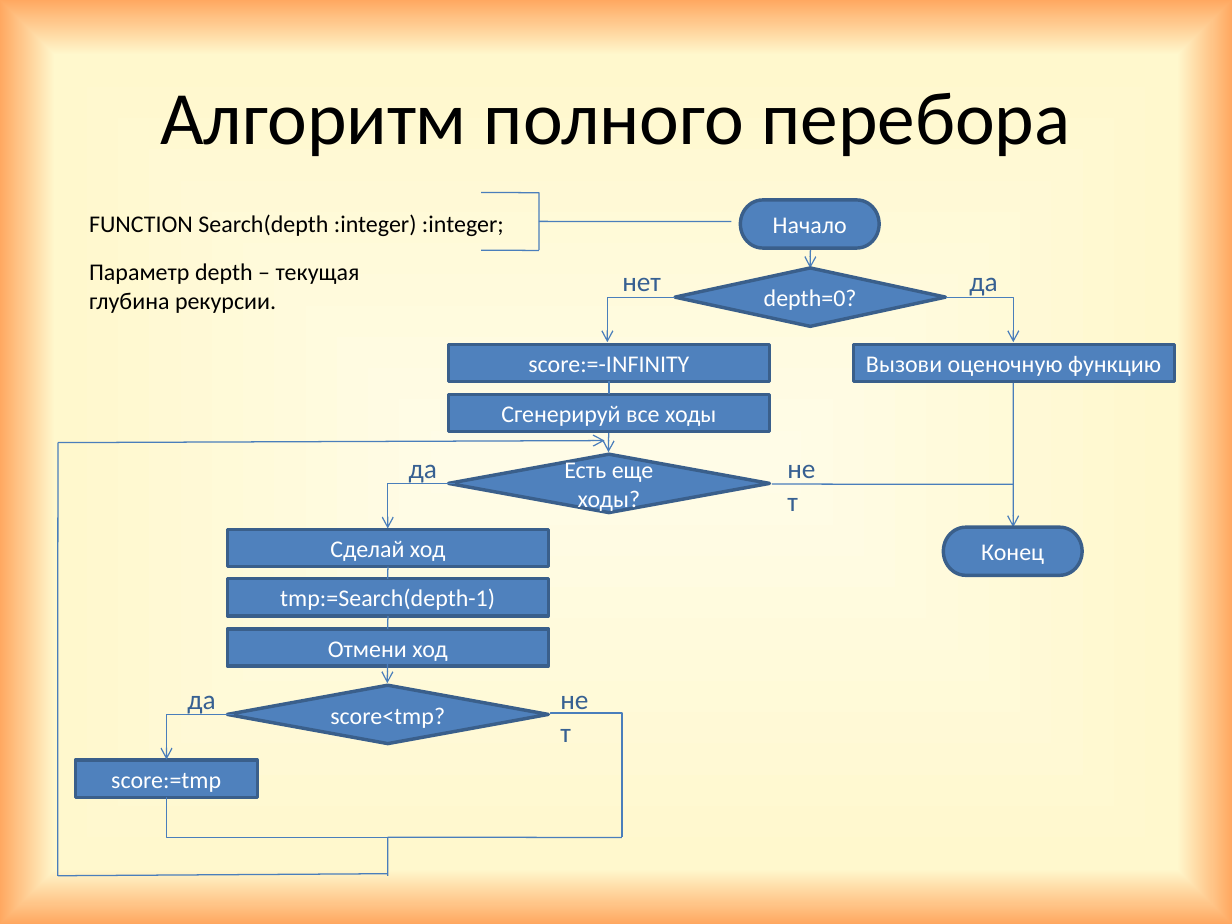
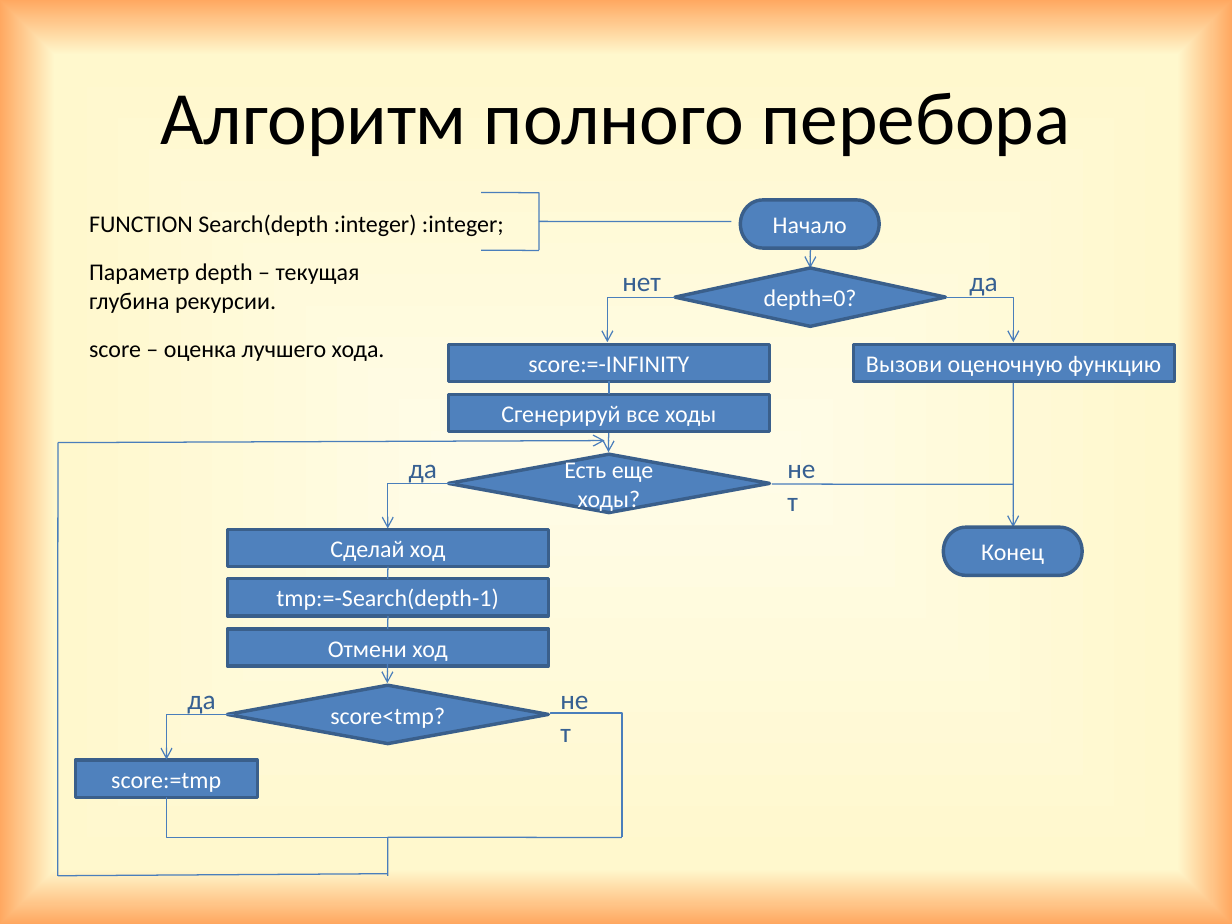
Before and after one commit to GrachevaElena/Checkers, a slide deck: slide 7 of Project.pptx. Drawn at 1232x924 pixels with LibreOffice and Linux fonts; fonts in the diff are those of the drawing. Boxes give left, top, right and bottom in pixels: in the first picture for what was removed or moved away, otherwise in the second. Text is boxed around its words. In the diff, an @@ line names an element or a change of style, - is before the commit and + after.

```diff
--- a/Project.pptx
+++ b/Project.pptx
@@ text added at (89,345,385,361), 14 pt, text #000000 @@
+score – оценка лучшего хода.
@@ text in rectangle at (276,588,498,610): text changed @@
-tmp:=Search(depth-1)
+tmp:=-Search(depth-1)
```
Also in this commit, not shown: 3 other slides changed, 3 slides added, 1 other file.
